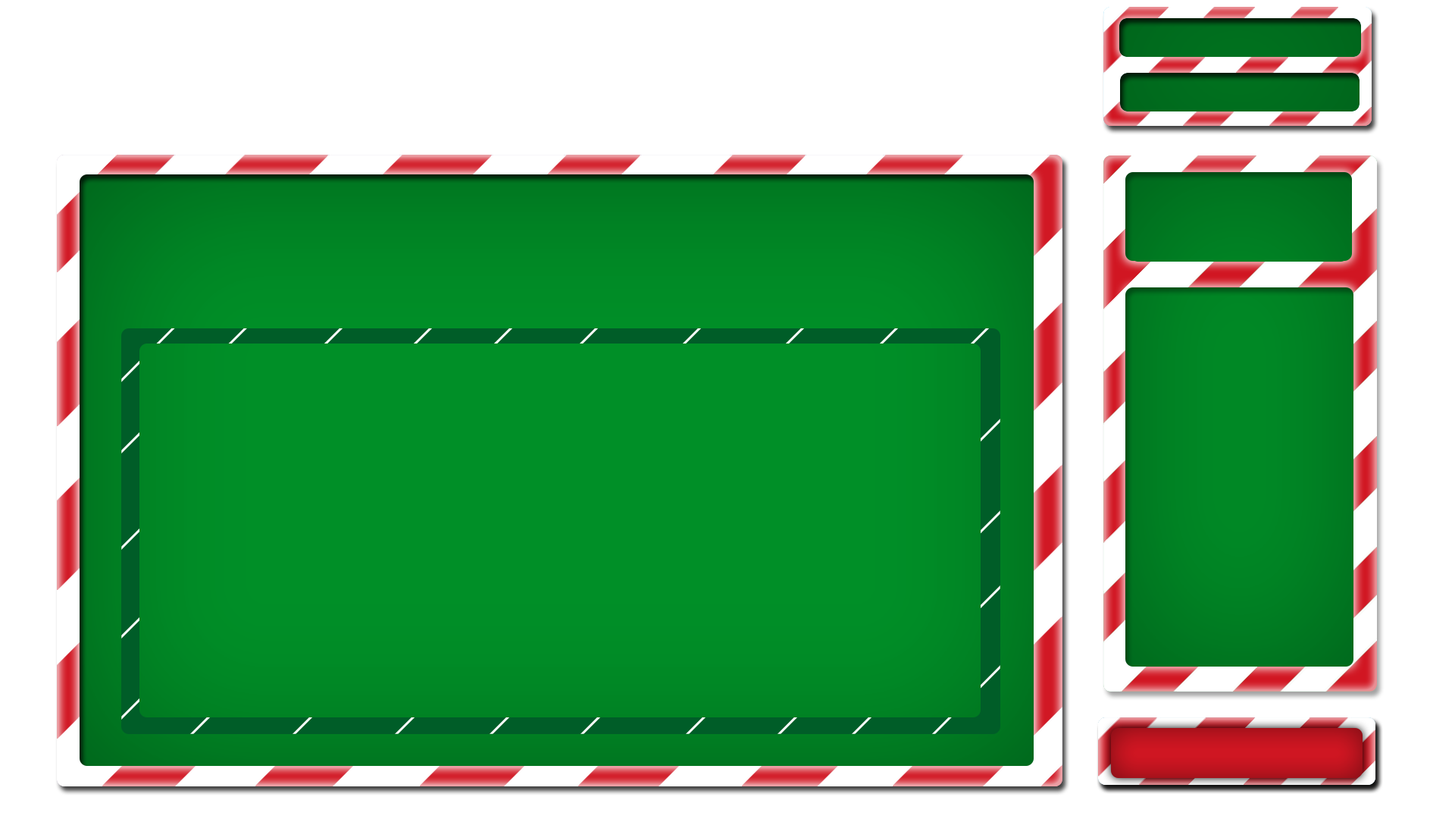
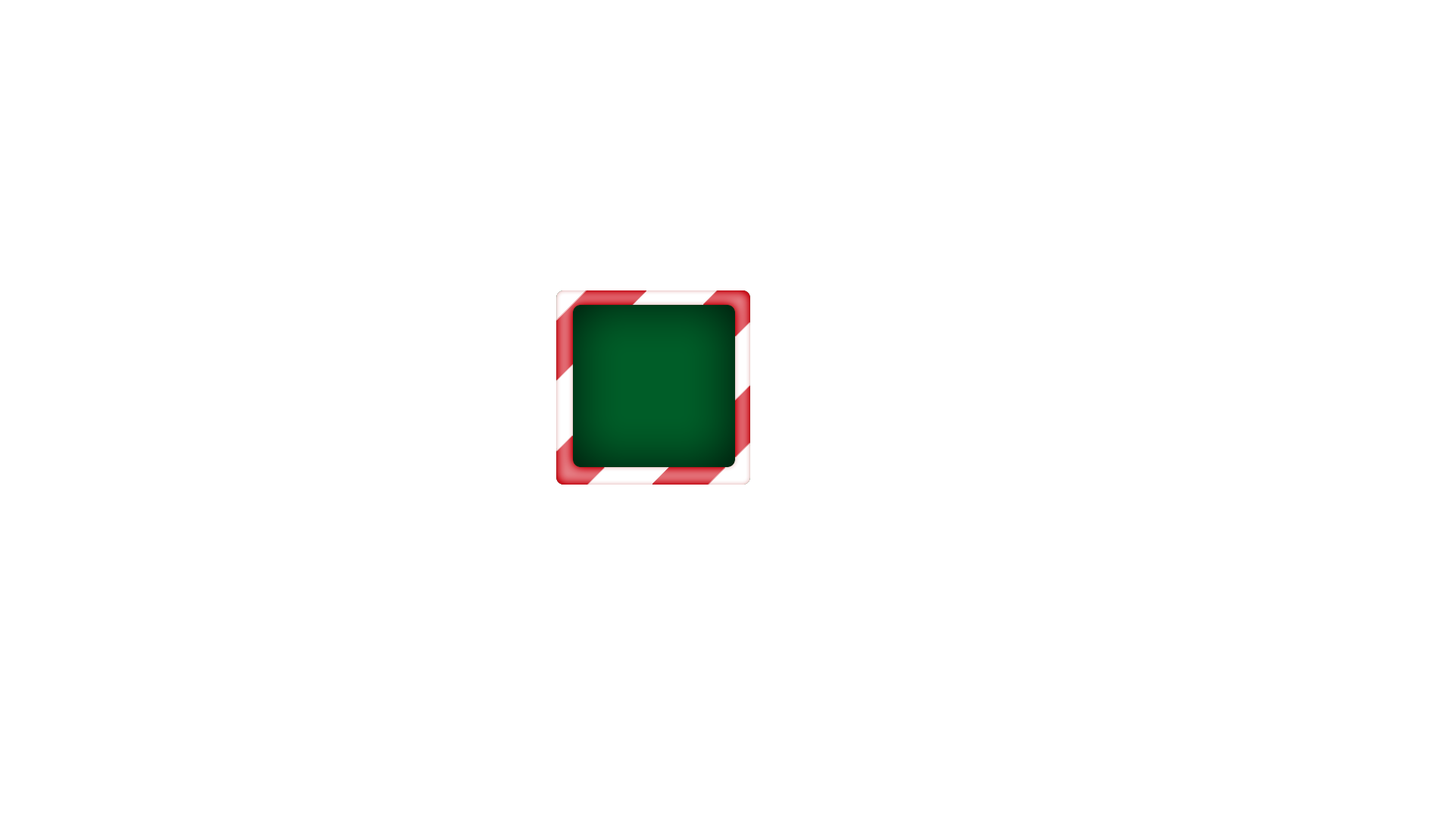
Layered file, before and after one edit (1455x819). Changes by layer:
showed group "BasicUi" (15 layers) over [55, 272, 1352, 577]
showed group "ToggleBackground" (2 layers) over [556, 290, 751, 485]
hid group "MainMenuUI" (16 layers) over [56, 6, 1384, 794]
painted on "Layer 15" over [121, 328, 1001, 734]
